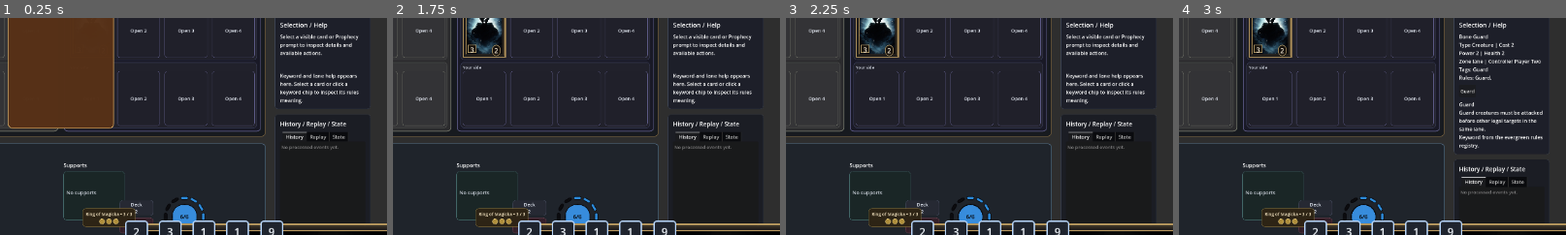
Above: before the commit, frames 1-4 (left to right).
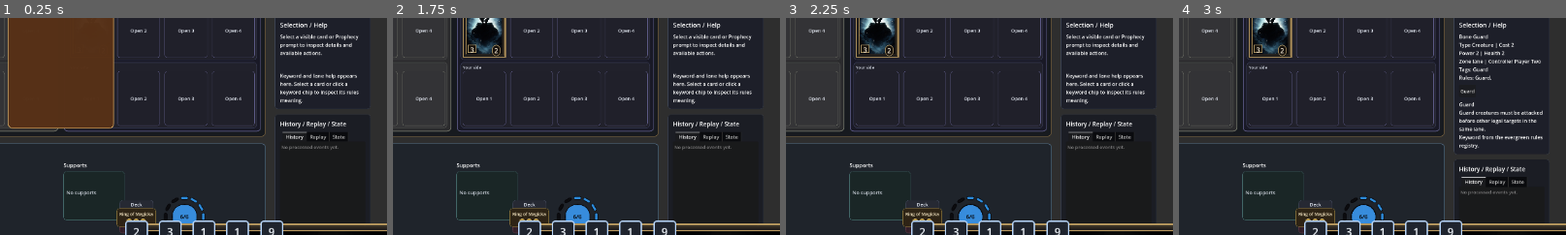
Above: after the commit, the same moments.

Repository: FlinnBurgess/elder-scrolls-legends
Game: Godot game, scene res://scenes/bootstrap/bootstrap.tscn
Two runs of this game, one before a commit and one after it. Both use one fixed random seed, a clock stepped at 60 frames per second and the inputs below.
Inputs (mouse positions are % of the whole screen's width and height, from its top left):
- Up to frame 1 (0.25 s): no input
- Up to frame 2 (1.75 s): click "Deck 2" at 0.5 s; click "Discard 1" at 1.25 s
- Up to frame 3 (2.25 s): click "Field Lane Player Two 1 | Pla…" at 2 s
- Up to frame 4 (3 s): click (6, 51) at 2.75 s
The pictures show only the part of the screen within x 21-71%, y 48-98%; the shares and areas given below are measured in that part.

The runs differ from the first frame. In frame 1, 0.7% of the frame differs, in the area x 21-41%, y 87-97%; in frame 2, 0.7%; in frame 3, 0.7%; in frame 4, 0.7%.

Commit message:
Simplify ring label to just 'Ring of Magicka' and fix player overlap
Remove the charge count from the ring panel text since the charge
circles already convey that information. Anchor the player ring panel
from its right edge so it sizes to content and sits flush left of the
deck/discard stack without overlapping.

Co-Authored-By: Claude Opus 4.6 <noreply@anthropic.com>

Diff:
--- a/src/ui/match_screen.gd
+++ b/src/ui/match_screen.gd
@@ -1036,12 +1036,11 @@
 		discard_button.offset_top = pile_center_y + pile_gap * 0.5
 		discard_button.offset_bottom = pile_center_y + pile_gap * 0.5 + pile_btn_height
 		# Ring panel – left of deck/discard stack, vertically centered on magicka
-		var ring_w := 108.0
 		var ring_h := 54.0
-		var ring_left := deck_left - pile_gap - ring_w
+		var ring_right := deck_left - pile_gap
 		ring_panel.set_anchors_preset(PRESET_BOTTOM_RIGHT)
-		ring_panel.offset_left = ring_left
-		ring_panel.offset_right = ring_left + ring_w
+		ring_panel.offset_right = ring_right
+		ring_panel.offset_left = ring_right - ring_panel.get_combined_minimum_size().x
 		ring_panel.offset_top = pile_center_y - ring_h * 0.5
 		ring_panel.offset_bottom = pile_center_y + ring_h * 0.5
 
@@ -3660,11 +3659,8 @@
 	return text
 
 
-func _ring_panel_text(player: Dictionary) -> String:
-	var charges := maxi(0, int(player.get("ring_of_magicka_charges", 0)))
-	if charges > 0 or bool(player.get("has_ring_of_magicka", false)):
-		return "Ring of Magicka • %d / 3" % charges
-	return "Ring of Magicka • None"
+func _ring_panel_text(_player: Dictionary) -> String:
+	return "Ring of Magicka"
 
 
 func _refresh_ring_row(ring_row: HBoxContainer, player: Dictionary) -> void:
--- a/tests/match_ui_runner.gd
+++ b/tests/match_ui_runner.gd
@@ -262,7 +262,7 @@
 			_assert(player_magicka_component != null and player_magicka_component.get_display_text() == _expected_magicka_text(player_state), "Local magicka component should reflect spendable/max text through the root API.") and
 			_assert(opponent_magicka_component != null and opponent_magicka_component.get_segment_states() == _expected_magicka_states(opponent_state), "Opponent magicka component should reflect the current unlocked/spent/locked state.") and
 			_assert(player_magicka_component != null and player_magicka_component.get_segment_states() == _expected_magicka_states(player_state), "Local magicka component should reflect the current unlocked/spent/locked state.") and
-		_assert(player_ring_label != null and player_ring_label.text.contains("3 / 3"), "Ring surface should show the local player's remaining Ring charges.") and
+		_assert(player_ring_label != null and player_ring_label.text.contains("Ring of Magicka"), "Ring surface should show the Ring of Magicka label.") and
 		_assert(player_deck_button != null and player_deck_button.text.contains("Deck"), "Deck pile surface should be visible and labeled.") and
 		_assert(player_discard_button.text.contains("Discard"), "Discard pile surface should be visible and labeled.") and
 		_assert(discard_inspector.contains("Player One Discard"), "Discard inspection should route into the inspector rail.") and
@@ -676,7 +676,7 @@
 	return (
 		_assert(ring_ok, "Active local player should be able to use the Ring of Magicka.") and
 		_assert(charges_after == charges_before - 1, "Ring usage should spend exactly one charge.") and
-		_assert(player_ring_label != null and player_ring_label.text.contains("2 / 3"), "Ring surface should update after a Ring charge is spent.") and
+		_assert(player_ring_label != null and player_ring_label.text.contains("Ring of Magicka"), "Ring surface should still display after a Ring charge is spent.") and
 			_assert(player_magicka_component != null and player_magicka_component.get_display_text() == _expected_magicka_text(active_after), "Magicka component text should update after Ring-granted temporary magicka.") and
 			_assert(player_magicka_component != null and player_magicka_component.get_segment_states() == _expected_magicka_states(active_after), "Magicka component segments should show the live temporary-magicka state after Ring usage.") and
 			_assert(player_magicka_component != null and player_magicka_component.get_segment_states().has(PlayerMagickaComponent.STATE_TEMPORARY), "Ring usage should surface a yellow temporary-magicka segment while the temp resource is active.") and
